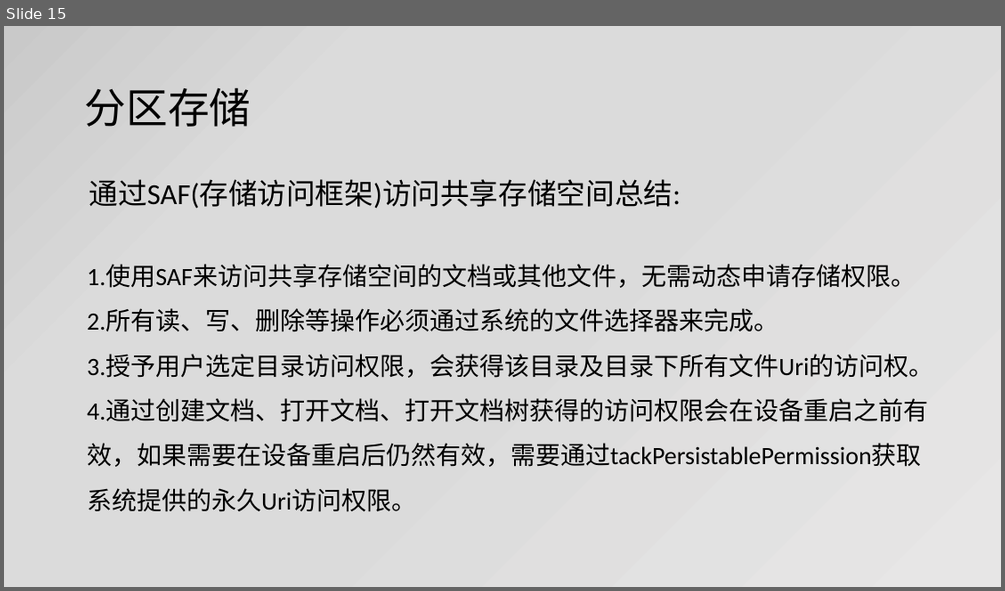
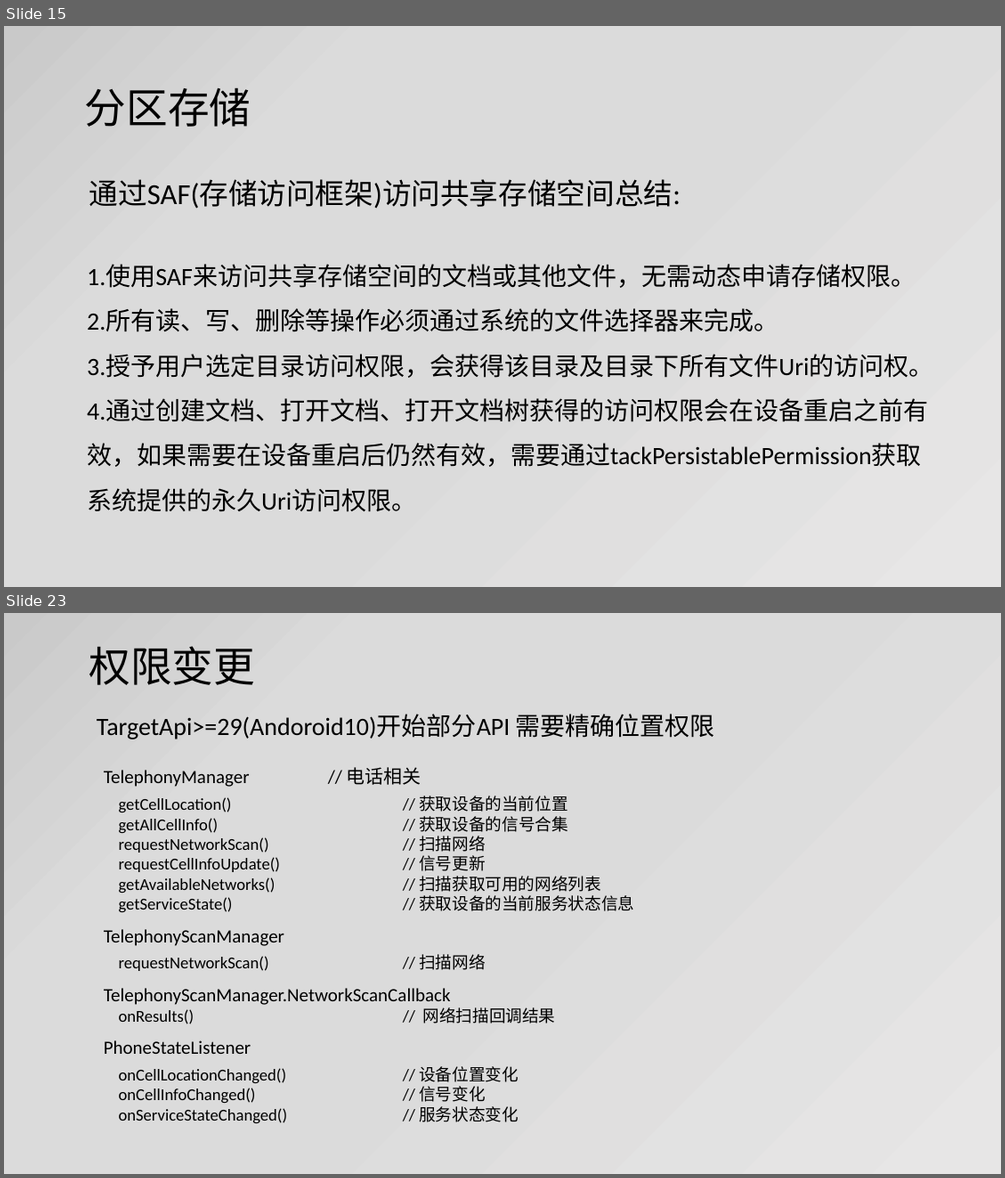
Before and after one commit to jianjunxiao/Adaptation, a slide deck: Android10、11适配.pptx. Shown one above the other, each under a label of ours: slide 15 before the commit, slides 15 and 23 after it; the slides between them are not shown. The pictures are 1005x591 and 1005x1178 pixels, drawn with LibreOffice and Linux fonts; fonts in the diff are those of the drawing. Boxes give left, top, right and bottom in pixels: in the first picture for what was removed or moved away, otherwise in the second. Text is boxed around its words. In the diff, an @@ line names an element or a change of style, - is before the commit and + after.

Commit message:
后台位置

```diff
--- a/Android10、11适配.pptx
+++ b/Android10、11适配.pptx
@@ slide 23 added at <box>4,613,1001,1174</box>, background gradient #E7E6E6 to #DBDBDB to #C9C9C9 @@
@@ title added at <box>89,646,256,685</box>, 40 pt, text #000000 @@
+权限变更
@@ text added at <box>97,714,715,739</box>, 24 pt, text #000000 @@
+TargetApi>=29(Andoroid10)开始部分API 需要精确位置权限
@@ text added at <box>104,767,634,1122</box>, 16 pt, text #000000 @@
+TelephonyManager // 电话相关
+getCellLocation() // 获取设备的当前位置
+getAllCellInfo() // 获取设备的信号合集
+requestNetworkScan() // 扫描网络
+requestCellInfoUpdate() // 信号更新
+getAvailableNetworks() // 扫描获取可用的网络列表
+getServiceState() // 获取设备的当前服务状态信息
+TelephonyScanManager
+requestNetworkScan() // 扫描网络
+TelephonyScanManager.NetworkScanCallback
+onResults() // 网络扫描回调结果
+PhoneStateListener
+onCellLocationChanged() // 设备位置变化
+onCellInfoChanged() // 信号变化
+onServiceStateChanged() // 服务状态变化
```
Also in this commit, not shown: 3 slides changed, 8 other slides added, 12 other files.
